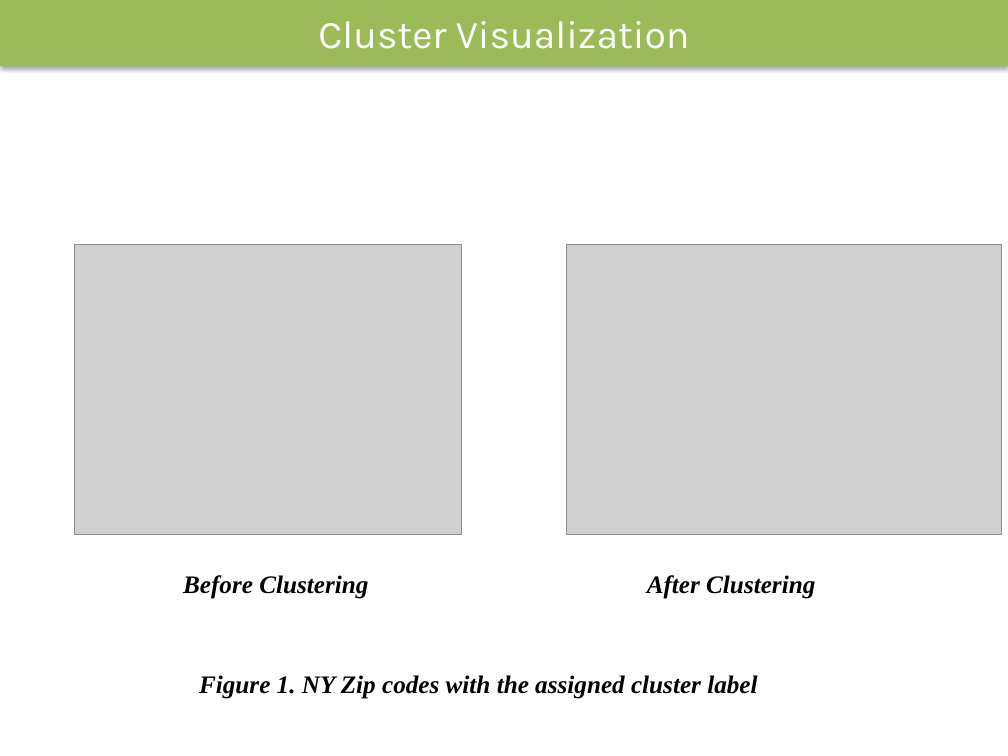
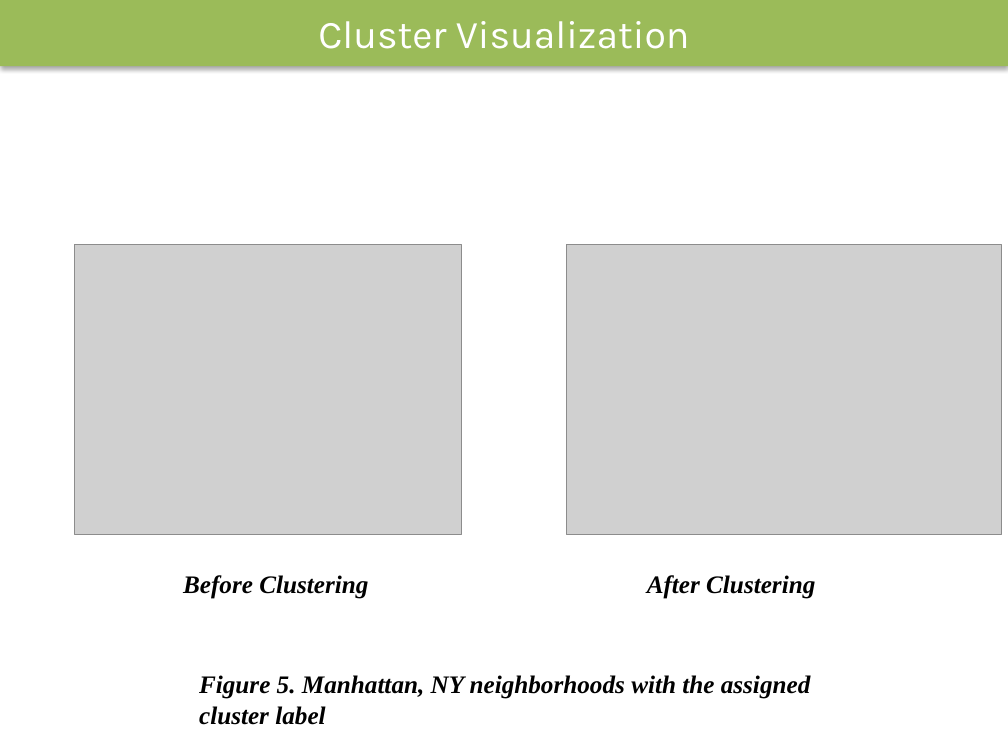
Before and after one commit to nazrulcse2k/data_science_nazrul, a slide deck: slide 8 of The Battle of Neighborhoods.pptx (slide 4 before the commit). Drawn at 1008x756 pixels with LibreOffice and Linux fonts; fonts in the diff are those of the drawing; grey boxes stand for pictures. Boxes give left, top, right and bottom in pixels: in the first picture for what was removed or moved away, otherwise in the second. Text is boxed around its words. In the diff, an @@ line names an element or a change of style, - is before the commit and + after.

```diff
--- a/The Battle of Neighborhoods.pptx
+++ b/The Battle of Neighborhoods.pptx
@@ text at (199, 675, 811, 725): text changed @@
-Figure 1. NY Zip codes with the assigned cluster label
+Figure 5. Manhattan, NY neighborhoods with the assigned cluster label
```
Also in this commit, not shown: 4 other slides changed, 6 slides added, 3 other files.
